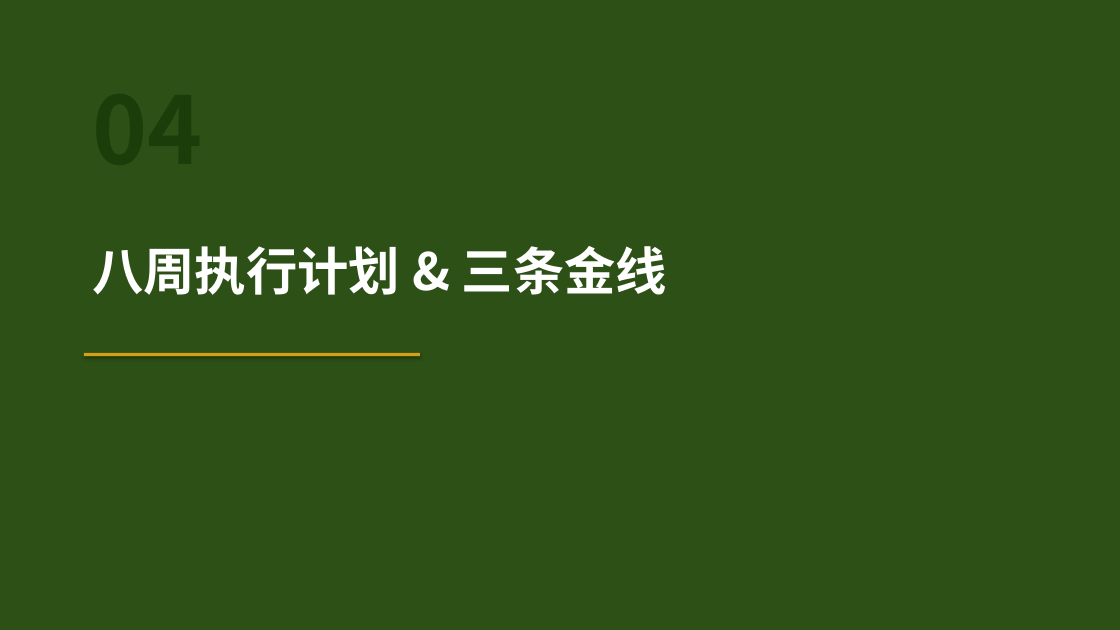
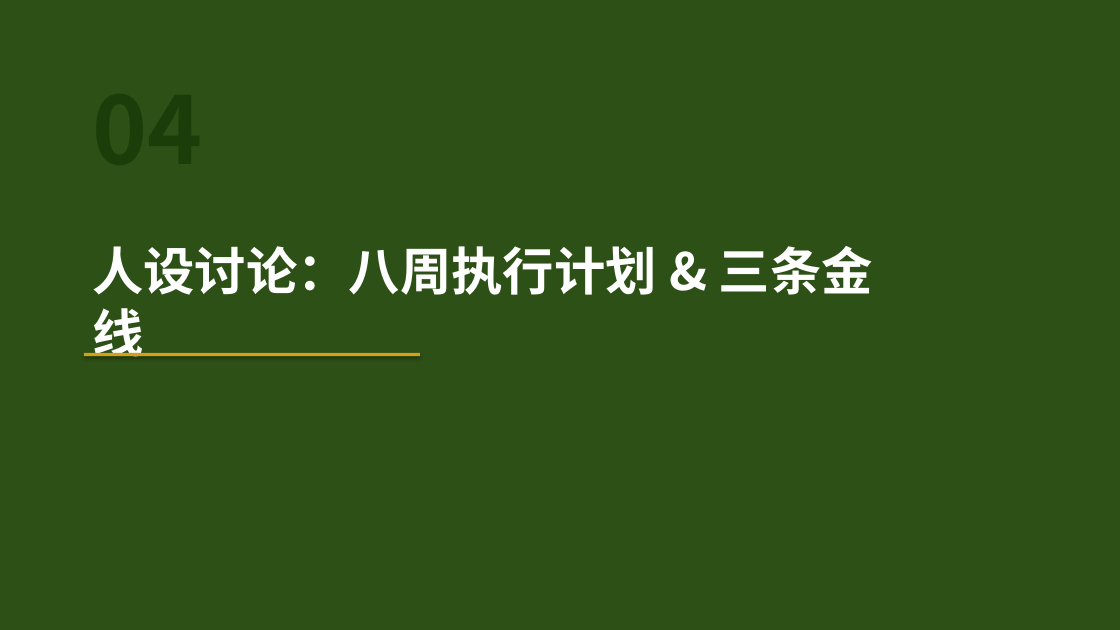
Before and after one commit to 975801846-star/workspace-outputs, a slide deck: slide 13 of tunjunying/plan_v2.pptx. Drawn at 1120x630 pixels with LibreOffice and Linux fonts; fonts in the diff are those of the drawing. Boxes give left, top, right and bottom in pixels: in the first picture for what was removed or moved away, otherwise in the second. Text is boxed around its words. In the diff, an @@ line names an element or a change of style, - is before the commit and + after.

```diff
--- a/tunjunying/plan_v2.pptx
+++ b/tunjunying/plan_v2.pptx
@@ text at <box>92,246,873,357</box>: text changed @@
-八周执行计划 & 三条金线
+人设讨论：八周执行计划 & 三条金线
```
Also in this commit, not shown: 19 other slides changed, 2 slides added.
